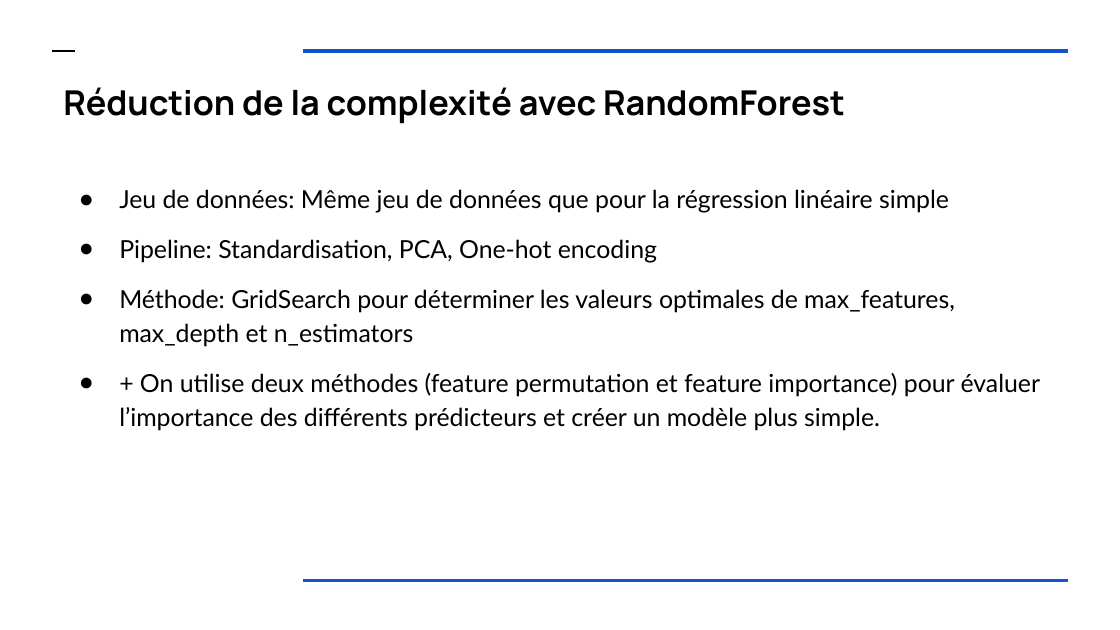
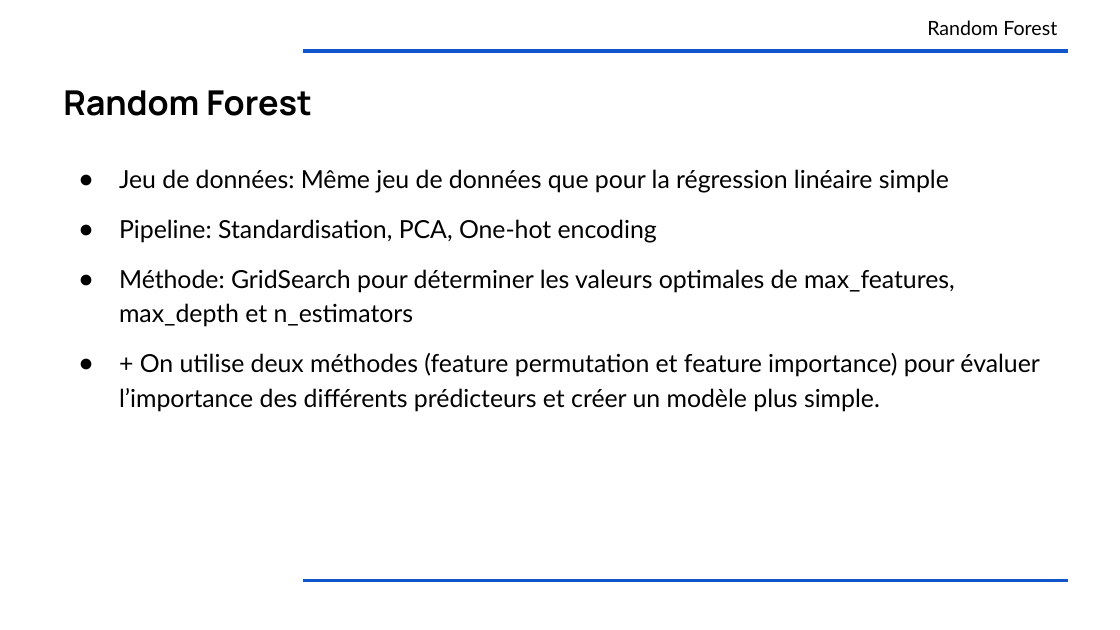
Before and after one commit to OlivierLegrand/P7, a slide deck: slide 26 of P4/anticipez la consommation électrique de bâtiments.pptx (slide 24 before the commit). Drawn at 1120x630 pixels with LibreOffice and Linux fonts; fonts in the diff are those of the drawing. Boxes give left, top, right and bottom in pixels: in the first picture for what was removed or moved away, otherwise in the second. Text is boxed around its words. In the diff, an @@ line names an element or a change of style, - is before the commit and + after.

```diff
--- a/P4/anticipez la consommation électrique de bâtiments.pptx
+++ b/P4/anticipez la consommation électrique de bâtiments.pptx
@@ title added at [927, 20, 1057, 35], 12.6 pt, text #000000 @@
+Random Forest
@@ line removed from (53, 50) to (75, 50) @@
@@ title at [63, 90, 312, 116]: text changed @@
-Réduction de la complexité avec RandomForest
+Random Forest
@@ text "Jeu de données: Même jeu ...": place and size @@
-text "Jeu de données: Même jeu ..." at [119, 189, 1041, 431]
+text "Jeu de données: Même jeu ..." at [119, 169, 1040, 412]
```
Also in this commit, not shown: 24 other slides changed, 13 slides added, 9 slides removed, 3 other files.
